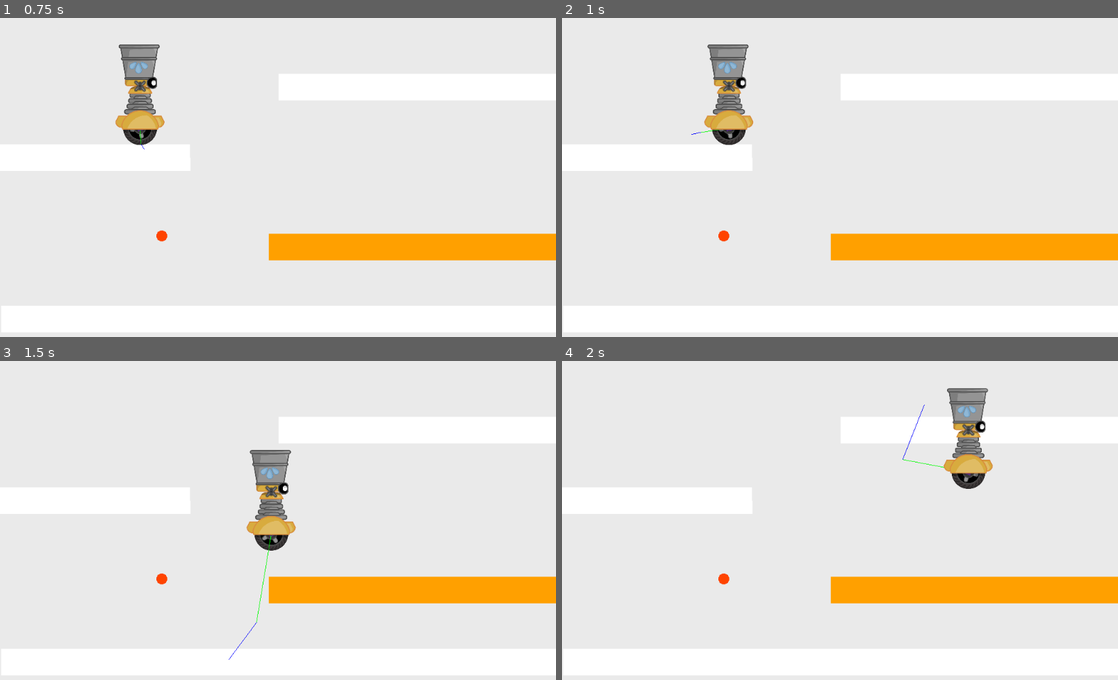
Above: before the commit, frames 1-4 (two rows, left to right).
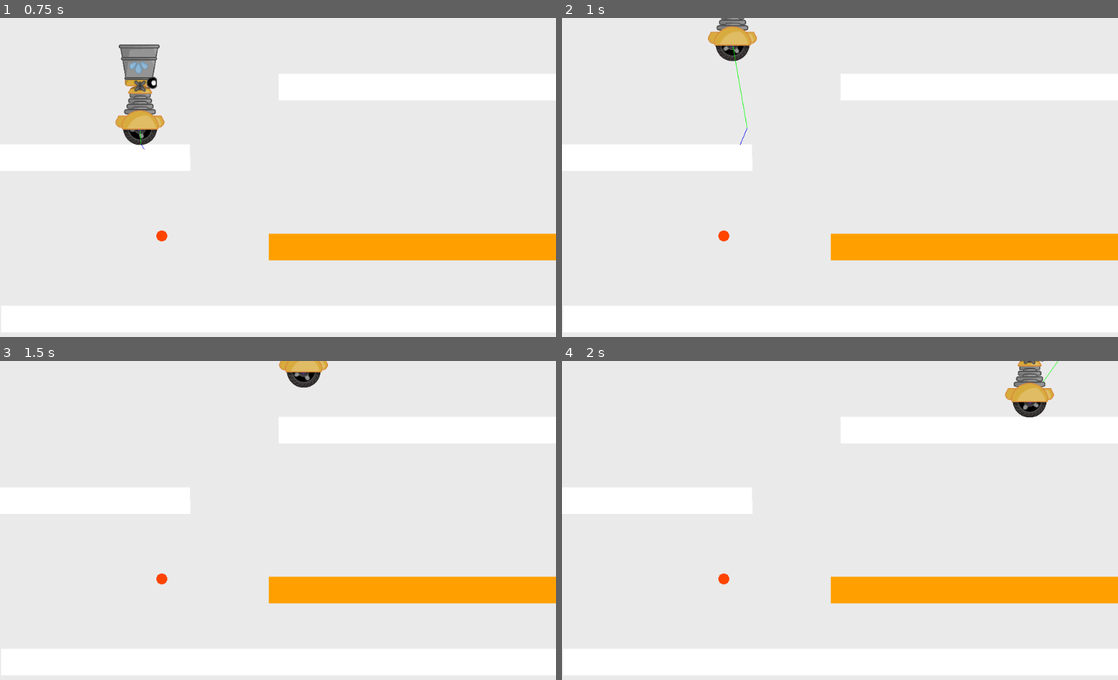
Above: after the commit, the same moments.

Repository: rtauziac/ggj23
Game: Godot game, scene res://root.tscn
Two runs of this game, one before a commit and one after it. Both use one fixed random seed, a clock stepped at 60 frames per second and the inputs below.
Inputs (mouse positions are in pixels of both pictures, inside the frame that each line leads up to):
- Up to frame 1 (0.75 s): move the mouse to (400, 164) at 0.52 s; hold D (moveRight) from 0.53 s (still down)
- Up to frame 2 (1 s): keep holding D (moveRight); tap W (jump, bound only after the commit) at 0.77 s
- Up to frame 3 (1.5 s): keep holding D (moveRight); move the mouse to (166, 539) at 1.27 s
- Up to frame 4 (2 s): keep holding D (moveRight); tap W (jump, bound only after the commit) at 1.52 s

Frame 1 is identical in both runs. In frame 2, 2.4% of the frame differs, in the area x 23-36%, y 0-40%; in frame 3, 2.4%; in frame 4, 2.9%, in the area x 61-90%, y 0-41%.

Commit message:
🔧 Fix key mapping

Diff:
--- a/project.godot
+++ b/project.godot
@@ -32,17 +32,17 @@
 
 moveRight={
 "deadzone": 0.5,
-"events": [ Object(InputEventKey,"resource_local_to_scene":false,"resource_name":"","device":0,"alt":false,"shift":false,"control":false,"meta":false,"command":false,"pressed":false,"scancode":68,"physical_scancode":0,"unicode":0,"echo":false,"script":null)
+"events": [ Object(InputEventKey,"resource_local_to_scene":false,"resource_name":"","device":0,"alt":false,"shift":false,"control":false,"meta":false,"command":false,"pressed":false,"scancode":0,"physical_scancode":68,"unicode":0,"echo":false,"script":null)
  ]
 }
 moveLeft={
 "deadzone": 0.5,
-"events": [ Object(InputEventKey,"resource_local_to_scene":false,"resource_name":"","device":0,"alt":false,"shift":false,"control":false,"meta":false,"command":false,"pressed":false,"scancode":81,"physical_scancode":0,"unicode":0,"echo":false,"script":null)
+"events": [ Object(InputEventKey,"resource_local_to_scene":false,"resource_name":"","device":0,"alt":false,"shift":false,"control":false,"meta":false,"command":false,"pressed":false,"scancode":0,"physical_scancode":65,"unicode":0,"echo":false,"script":null)
  ]
 }
 jump={
 "deadzone": 0.5,
-"events": [ Object(InputEventKey,"resource_local_to_scene":false,"resource_name":"","device":0,"alt":false,"shift":false,"control":false,"meta":false,"command":false,"pressed":false,"scancode":90,"physical_scancode":0,"unicode":0,"echo":false,"script":null)
+"events": [ Object(InputEventKey,"resource_local_to_scene":false,"resource_name":"","device":0,"alt":false,"shift":false,"control":false,"meta":false,"command":false,"pressed":false,"scancode":0,"physical_scancode":87,"unicode":0,"echo":false,"script":null)
  ]
 }
 
